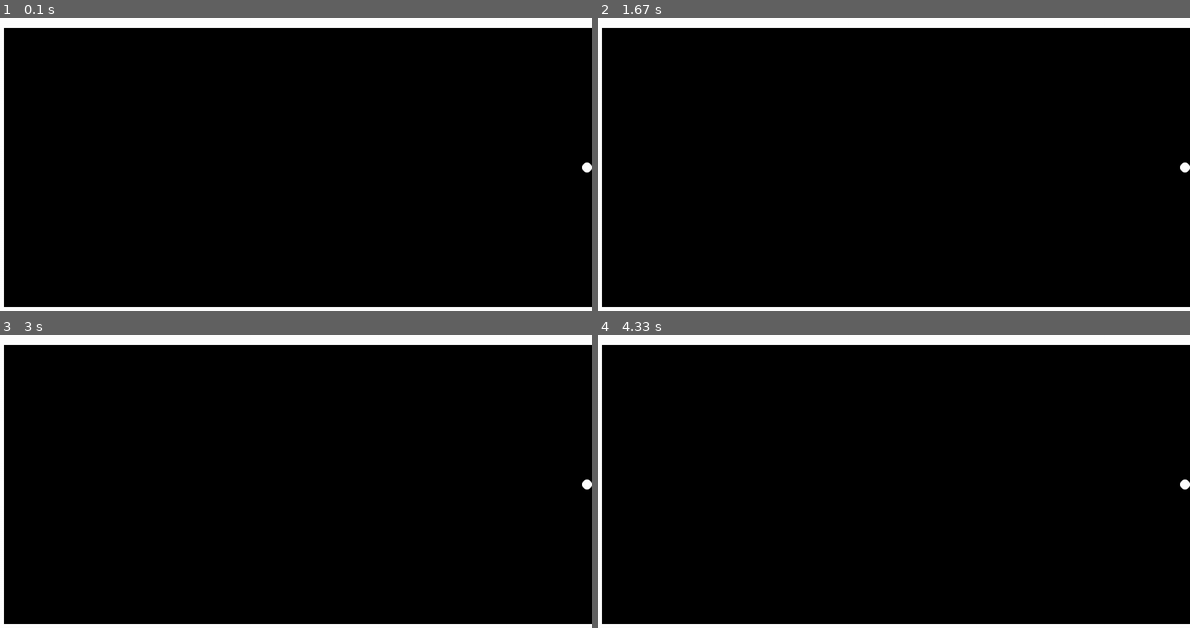
Above: before the commit, frames 1-4 (two rows, left to right).
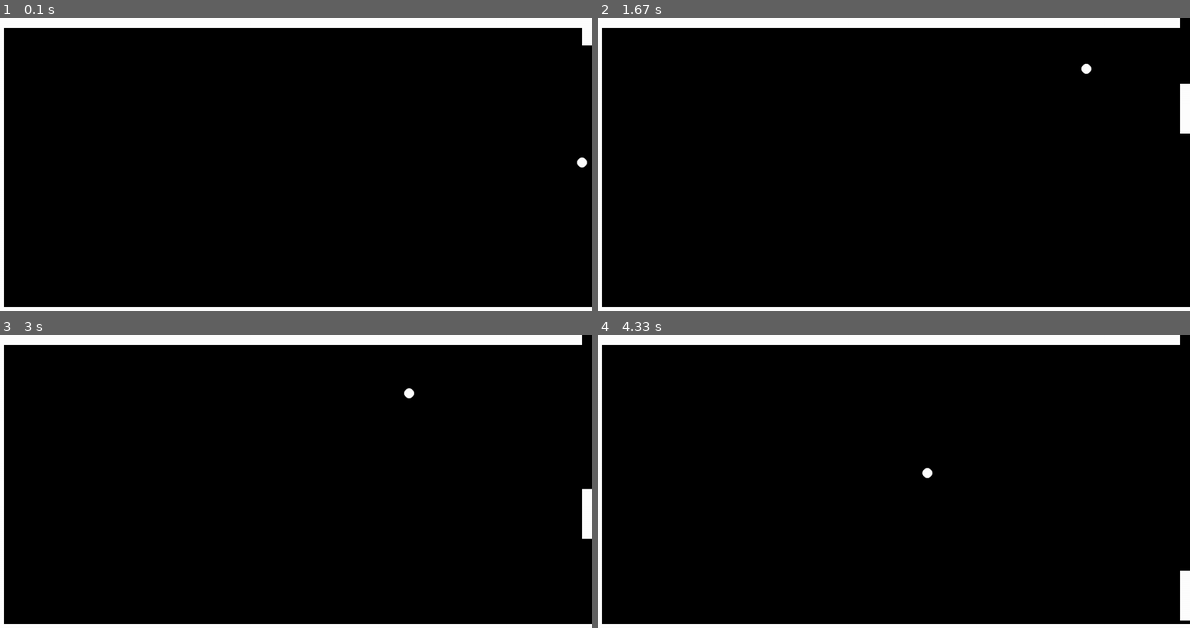
Above: after the commit, the same moments.

Repository: saibhaskar24/pingpongpygame
Game: pygame game, started from main.py
The game is run twice, just before and just after one commit, with the same random seed, the same clock (stepped at 60 frames per second) and the same inputs.
Inputs (mouse positions are in pixels of both pictures, inside the frame that each line leads up to):
- Up to frame 1 (0.1 s): no input
- Up to frame 2 (1.67 s): click (888, 167) at 0.38 s; click (947, 231) at 0.72 s; click (1107, 272) at 1.05 s; click (751, 108) at 1.38 s
- Up to frame 3 (3 s): click (290, 519) at 1.72 s; click (207, 422) at 2.05 s; click (503, 563) at 2.38 s; click (100, 513) at 2.72 s
- Up to frame 4 (4.33 s): click (716, 425) at 3.05 s; click (751, 537) at 3.38 s; click (1107, 551) at 3.72 s; click (710, 595) at 4.05 s

The runs differ from the first frame. In frame 1, 0.2% of the frame differs, in the area x 97-100%, y 3-53%; in frame 2, 0.4%; in frame 3, 0.4%; in frame 4, 0.4%, in the area x 54-100%, y 0-98%.

Commit message:
partial done

Diff:
--- a/main.py
+++ b/main.py
@@ -4,6 +4,14 @@
 WIDTH = 1200
 BORDER =20
 VELOCITY = 1
+FRAMERATE = 1000
+
+screen = pygame.display.set_mode((WIDTH,HEIGHT))
+fcol = pygame.Color('white')
+bcol = pygame.Color('black')
+pygame.draw.rect(screen,fcol,pygame.Rect((0,0),(WIDTH,BORDER)))
+pygame.draw.rect(screen,fcol,pygame.Rect((0,0,BORDER,HEIGHT)))
+pygame.draw.rect(screen,fcol,pygame.Rect((0,HEIGHT - BORDER,WIDTH,BORDER)))
 
 class Ball:
     RADIUS = 10
@@ -19,21 +27,48 @@
         pygame.draw.circle(screen,colour,(self.x,self.y),self.RADIUS)
 
     def update(self):
-        self.x +=self.vx
-        self.y +=self.vy
+        global  fcol,bcol
+        newx = self.x +self.vx
+        newy = self.y +self.vy
+        if newx < BORDER + self.RADIUS:
+            self.vx = -self.vx
+        elif newy < BORDER + self.RADIUS or newy > HEIGHT- BORDER - self.RADIUS:
+            self.vy = -self.vy
+        elif newx+self.RADIUS > WIDTH - Paddle.WIDTH and abs(newy-paddle.y) < Paddle.HEIGHT//2:
+            self.vx = -self.vx
+        else:
+            self.show(bcol)
+            self.x+=self.vx
+            self.y+=self.vy
+            self.show(fcol)
+
+class Paddle:
+    WIDTH = 20
+    HEIGHT = 100
+
+    def __init__(self,y):
+        self.y = y
+    def show(self,colour):
+        global screen
+        pygame.draw.rect(screen,colour,pygame.Rect((WIDTH-self.WIDTH,self.y-self.HEIGHT//2,self.WIDTH,self.HEIGHT)))
+
+    def update(self):
+        global fcol, bcol
+        self.show(bcol)
+        self.y = pygame.mouse.get_pos()[1]
+        self.show(fcol)
 
 
-screen = pygame.display.set_mode((WIDTH,HEIGHT))
-col = pygame.Color('white')
-pygame.draw.rect(screen,col,pygame.Rect((0,0),(WIDTH,BORDER)))
-pygame.draw.rect(screen,col,pygame.Rect((0,0,BORDER,HEIGHT)))
-pygame.draw.rect(screen,col,pygame.Rect((0,HEIGHT - BORDER,WIDTH,BORDER)))
-
-ballplay = Ball(WIDTH-Ball.RADIUS,HEIGHT//2,-VELOCITY,0)
-
-ballplay.show(col)
-pygame.display.flip()
+ballplay = Ball(WIDTH-Ball.RADIUS,HEIGHT//2,-VELOCITY,-VELOCITY)
+ballplay.show(fcol)
+paddle = Paddle(HEIGHT//2)
+paddle.show(fcol)
+clock = pygame.time.Clock()
 while True:
     e = pygame.event.poll()
     if e.type == pygame.QUIT:
         pygame.quit()
+    clock.tick(FRAMERATE)
+    pygame.display.flip()
+    paddle.update()
+    ballplay.update()
